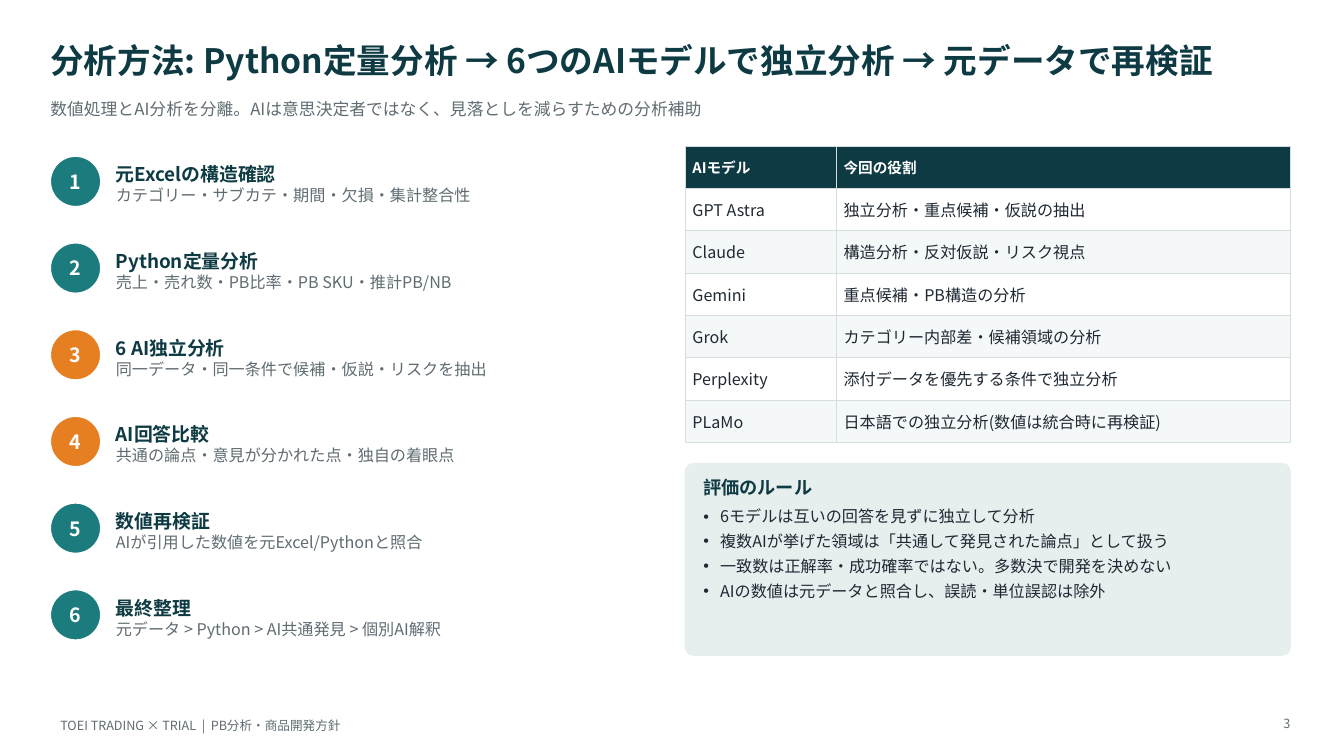
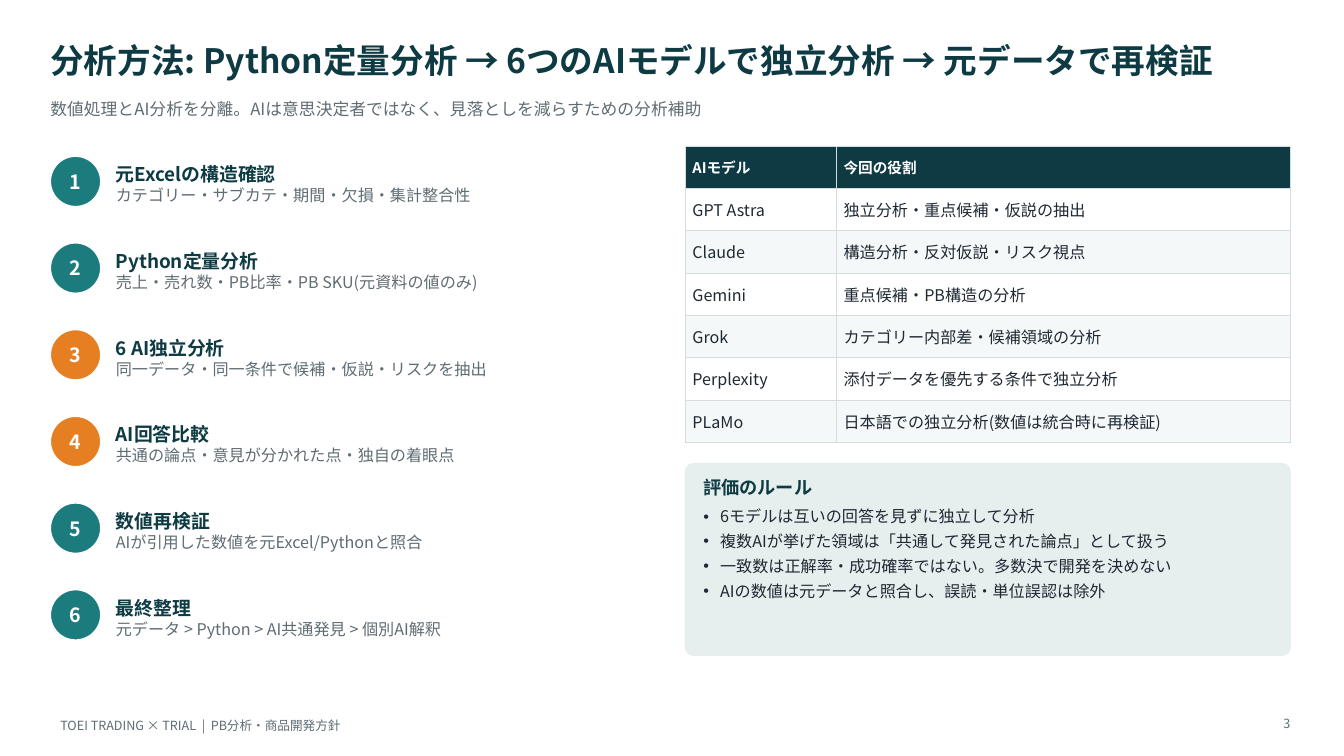
Before and after one commit to akhatri404/trial, a slide deck: slide 3 of 開発方向性_PB戦略_統合版.pptx. Drawn at 1344x756 pixels with LibreOffice and Linux fonts; fonts in the diff are those of the drawing. Boxes give left, top, right and bottom in pixels: in the first picture for what was removed or moved away, otherwise in the second. Text is boxed around its words. In the diff, an @@ line names an element or a change of style, - is before the commit and + after.

```diff
--- a/開発方向性_PB戦略_統合版.pptx
+++ b/開発方向性_PB戦略_統合版.pptx
@@ text at bbox=[116, 272, 477, 291]: text changed @@
-売上・売れ数・PB比率・PB SKU・推計PB/NB
+売上・売れ数・PB比率・PB SKU(元資料の値のみ)
```
Also in this commit, not shown: 4 other slides changed, 3 slides removed, 2 other files.
